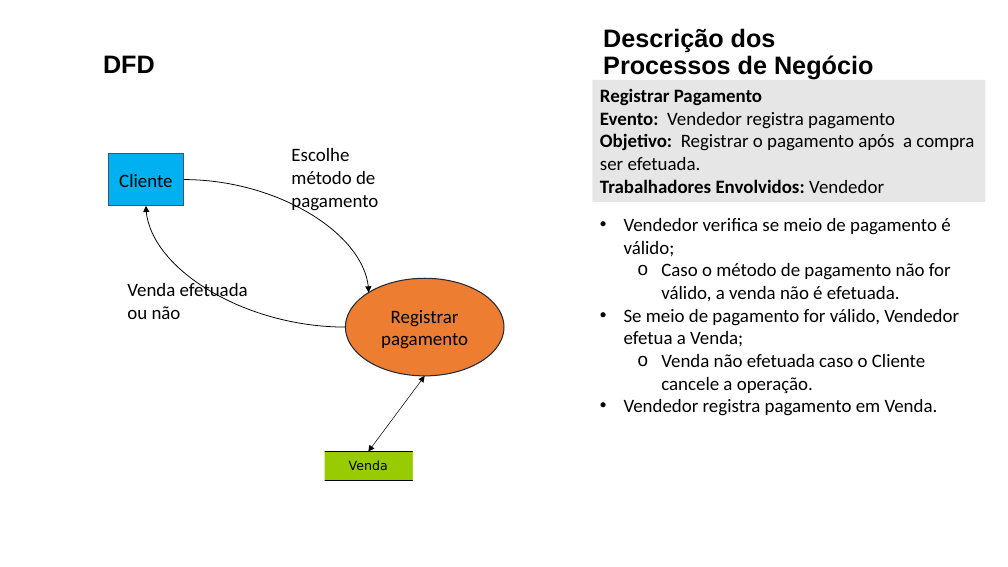
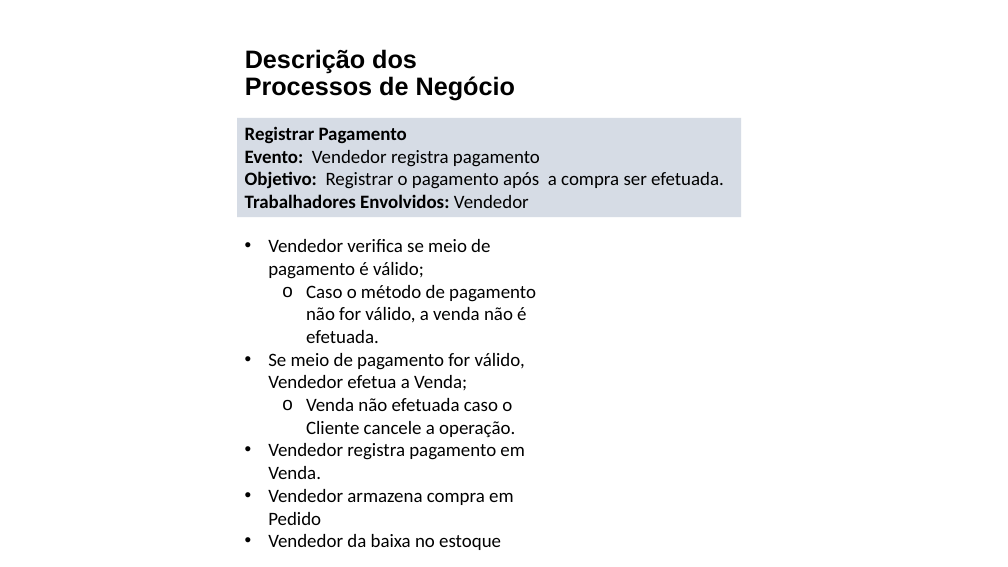
Before and after one commit to lucaskurata/Engenharia-de-Requisitos-Ericson, a slide deck: slide 5 of ACS/AC5/LucasKurata_AC5.pptx (slide 3 before the commit). Drawn at 1008x567 pixels with LibreOffice and Linux fonts; fonts in the diff are those of the drawing. Boxes give left, top, right and bottom in pixels: in the first picture for what was removed or moved away, otherwise in the second. Text is boxed around its words. In the diff, an @@ line names an element or a change of style, - is before the commit and + after.

```diff
--- a/ACS/AC5/LucasKurata_AC5.pptx
+++ b/ACS/AC5/LucasKurata_AC5.pptx
@@ text removed at [103,55,155,73] @@
-DFD
@@ title "Descrição dos Processos de Negócio": place and size @@
-title "Descrição dos Processos de Negócio" at [603,28,873,80]
+title "Descrição dos Processos de Negócio" at [245,49,515,101]
@@ rectangle "Registrar Pagamento": place and size @@
-rectangle "Registrar Pagamento" at [593,80,986,203]
+rectangle "Registrar Pagamento" at [237,118,742,217]
@@ rectangle "Registrar Pagamento" at [237,118,742,217]: fill #E7E6E6 to #D6DCE5 @@
@@ text removed at [291,148,378,212] @@
-Escolhe método de pagamento
@@ rectangle removed at [108,154,184,206] @@
-Cliente
@@ curved arrow removed from (346, 327) to (146, 206) @@
@@ curved arrow removed from (184, 180) to (369, 293) @@
@@ text "Vendedor verifica se meio de ...": place and size @@
-text "Vendedor verifica se meio de ..." at [624,218,959,416]
+text "Vendedor verifica se meio de ..." at [268,239,536,550]
@@ text removed at [127,281,248,319] @@
-Venda efetuada ou não
@@ ellipse removed at [346,278,504,376] @@
-Registrar pagamento
@@ double arrow removed from (368, 451) to (425, 376) @@
@@ rectangle removed at [309,448,324,482] @@
@@ rectangle removed at [413,448,428,482] @@
@@ rectangle removed at [322,451,414,480] @@
-Venda
@@ text at [268,489,513,550]: paragraphs added @@
+• Vendedor armazena compra em Pedido
+• Vendedor da baixa no estoque
```
Also in this commit, not shown: 2 other slides changed, 2 slides added, 9 other files.
